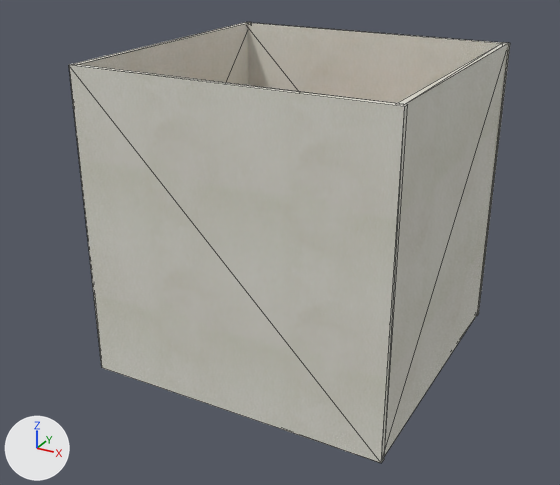
Two versions of the FBX model GameTemplate/Game/Assets/modelData/ground/ground1.FBX, one commit apart.
Before and after are seen from a 50 mm camera at (28.2, -55.3, 23.9) aimed at (-1.0, -2.2, -2.7). The axes (+X, +Y, +Z) are drawn at lower left. The lights are the same throughout. Mesh edges are drawn as thin lines. Where no turn or scale is listed for an object, it has been applied to the vertices.
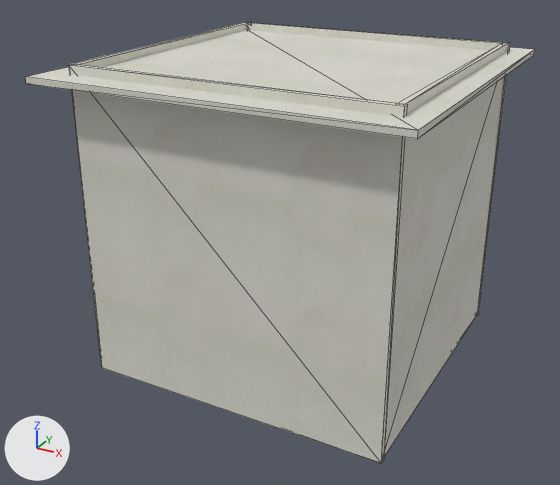
Location of each change, (x1, y1, x2, y2) in pixels of the pictures (560 x 485 px):
'Box006', added
    after: (25, 30, 535, 139)
'Box004', unchanged, covered by the edit
    both: (246, 22, 510, 316)
'Box003', unchanged, covered by the edit
    before: (70, 22, 251, 85)
    after: (70, 22, 251, 67)

Patch to the scene script:
```diff
--- a/GameTemplate/Game/Assets/modelData/ground/ground1.FBX.py
+++ b/GameTemplate/Game/Assets/modelData/ground/ground1.FBX.py
@@ me_mesh_005 @@
+me_mesh_005.from_pydata(...)  # a box spanning x -14.8..14.8, y -14.7..14.7, z 0.0..0.5
+me_mesh_005.materials.append(mat_material__26)  # picture img_concwhit_jpg
@@ ob_box006 @@
+ob_box006 = bpy.data.objects.new('Box006', me_mesh_005)
+ob_box006.location = (-0.1, -0.29, 11.81)
```
